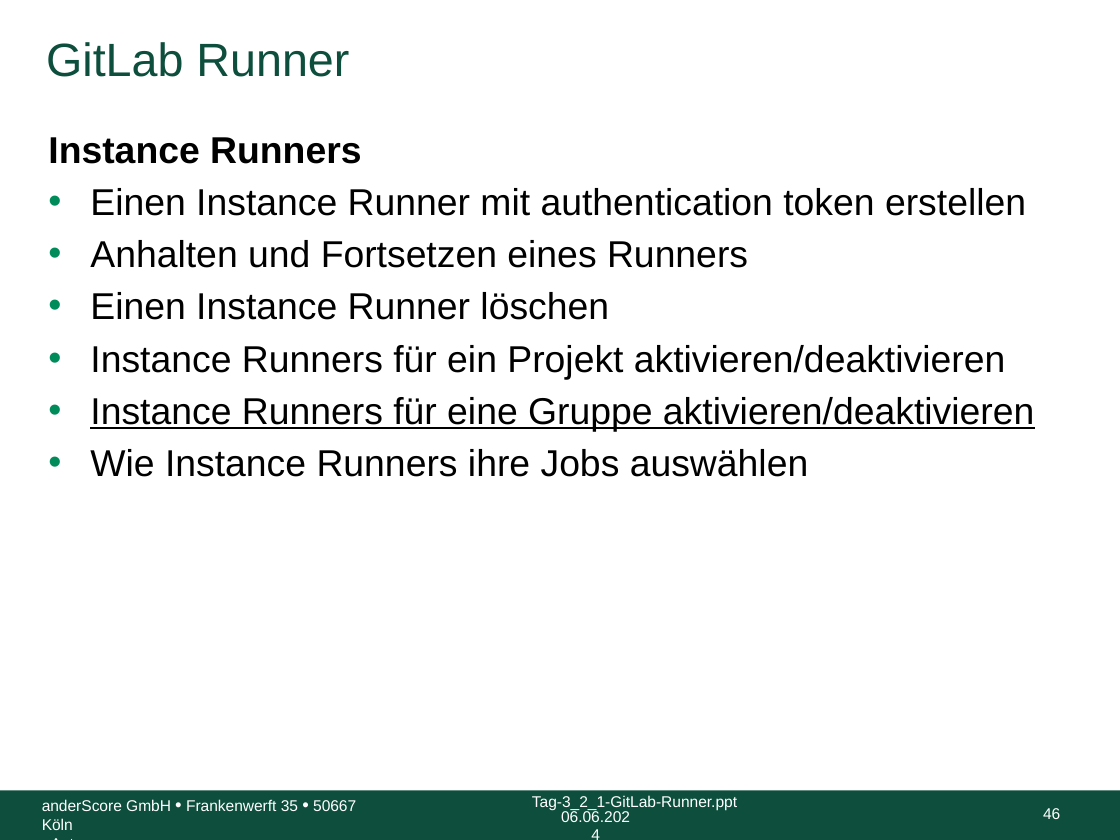
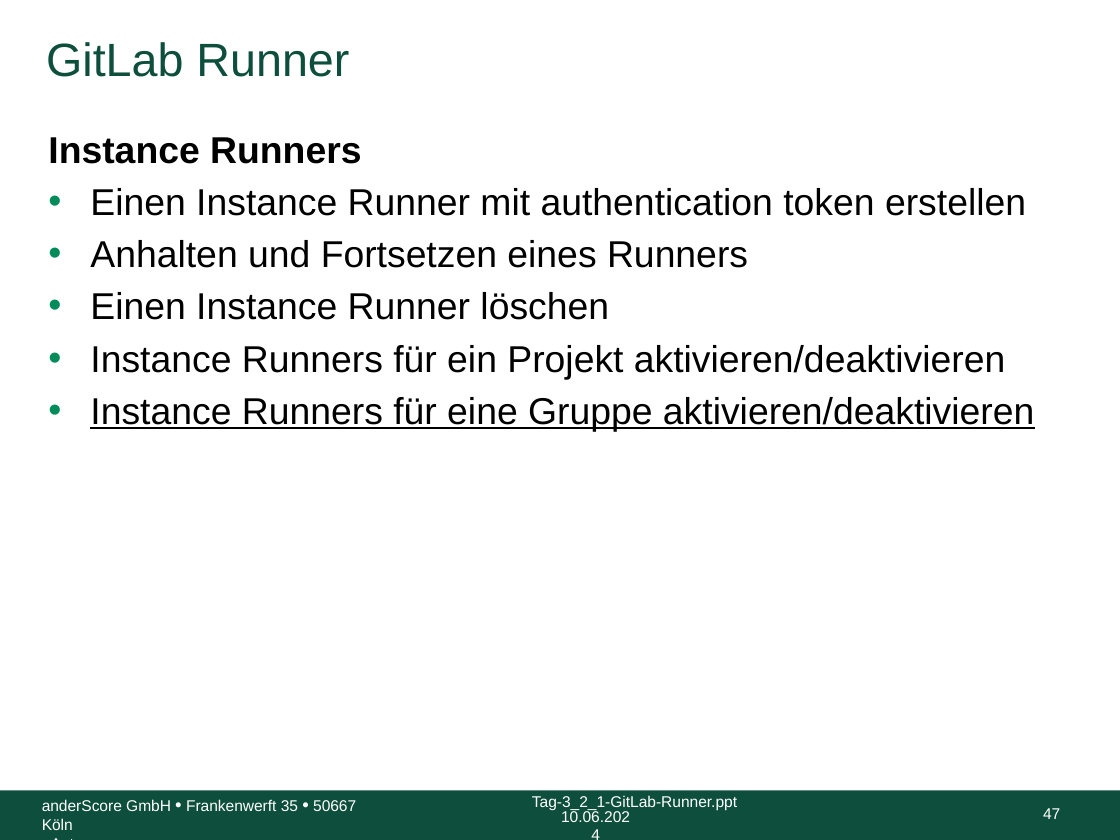
Before and after one commit to anderscore-gmbh/gitlab, a slide deck: slide 47 of slides/Tag-2_3-GitLab-Runner.pptx (slide 46 before the commit). Drawn at 1120x840 pixels with LibreOffice and Linux fonts; fonts in the diff are those of the drawing; background and template pictures are left out. Boxes give left, top, right and bottom in pixels: in the first picture for what was removed or moved away, otherwise in the second. Text is boxed around its words. In the diff, an @@ line names an element or a change of style, - is before the commit and + after.

Commit message:
Fix typo, Übungungsaufgaben ausformuliert

```diff
--- a/slides/Tag-2_3-GitLab-Runner.pptx
+++ b/slides/Tag-2_3-GitLab-Runner.pptx
@@ text at [90, 449, 809, 477]: paragraph removed @@
-• Wie Instance Runners ihre Jobs auswählen
@@ text at [561, 809, 630, 822]: text changed @@
-06.06.2024
+10.06.2024
@@ page number at [1043, 808, 1060, 819]: text changed @@
-46
+47
```
Also in this commit, not shown: 95 other slides changed, 3 slides added, 3 slides removed.
